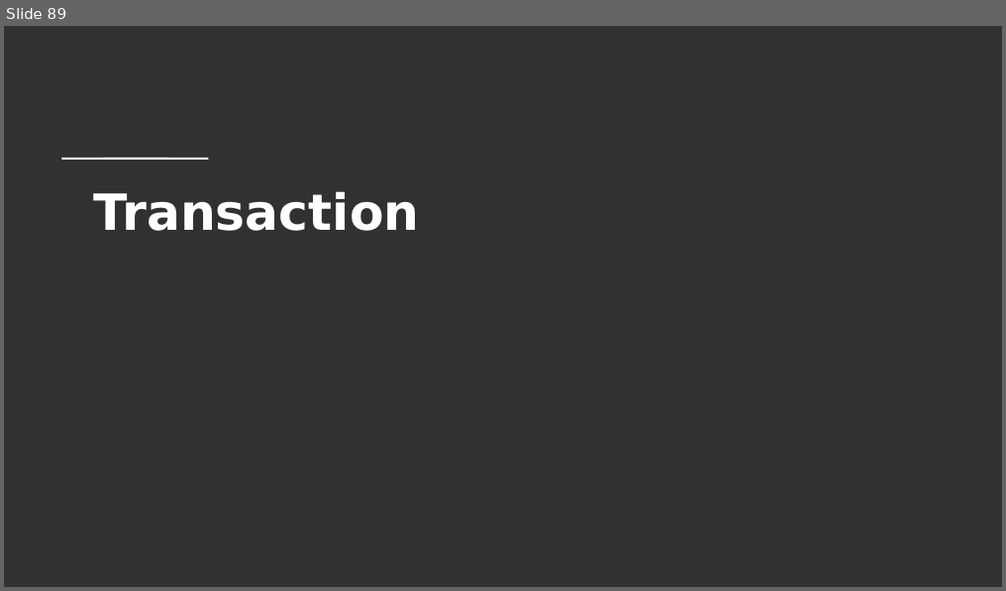
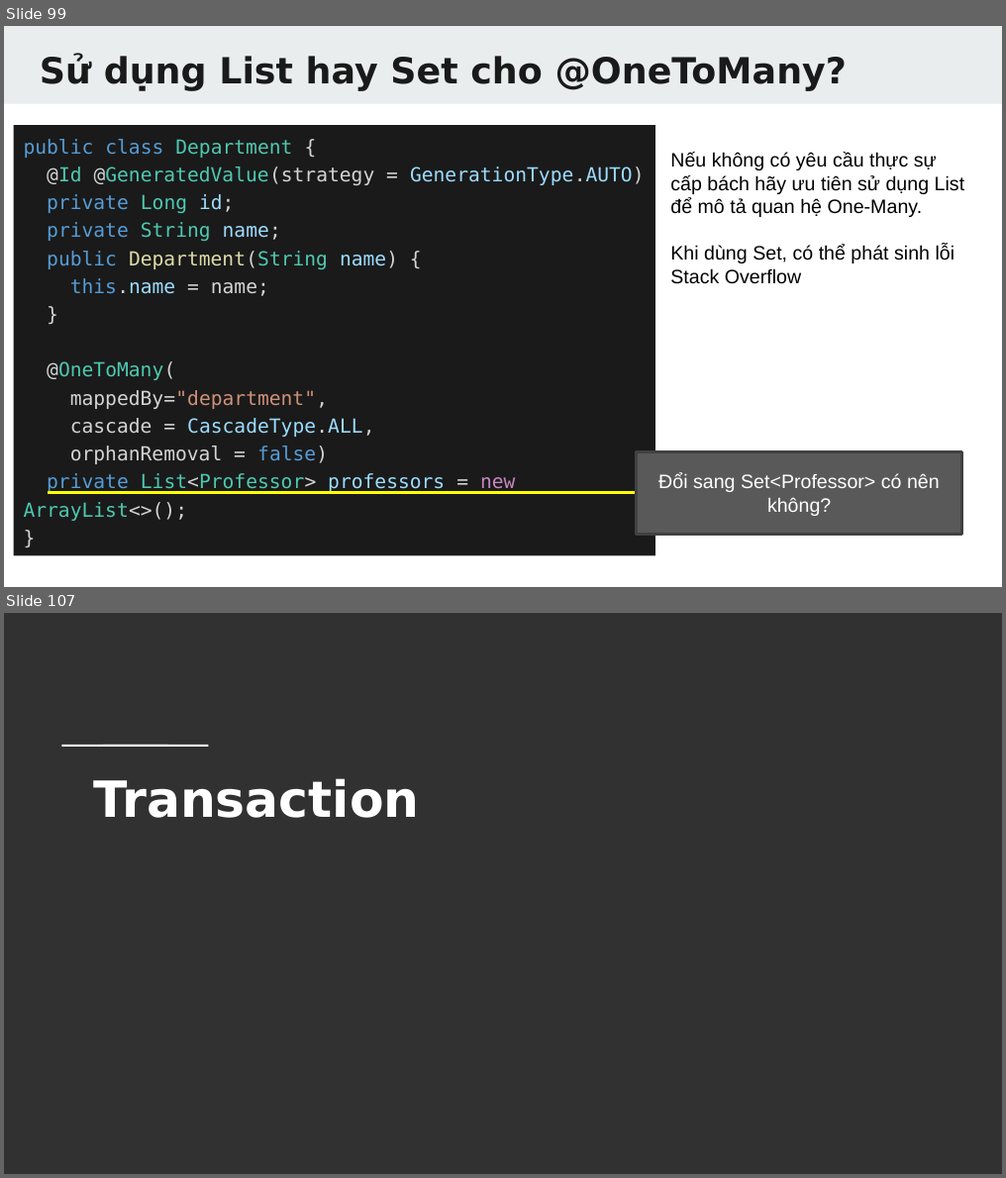
Before and after one commit to TechMaster/springboot2, a slide deck: 14 JPA/JPA.pptx. Shown one above the other, each under a label of ours: slide 89 before the commit, slides 99 and 107 after it; the slides between them are not shown. The pictures are 1006x591 and 1006x1178 pixels, drawn with LibreOffice and Linux fonts; fonts in the diff are those of the drawing; background and template pictures are left out. Boxes give left, top, right and bottom in pixels: in the first picture for what was removed or moved away, otherwise in the second. Text is boxed around its words. In the diff, an @@ line names an element or a change of style, - is before the commit and + after.

```diff
--- a/14 JPA/JPA.pptx
+++ b/14 JPA/JPA.pptx
@@ slide 99 added at [4, 26, 1002, 587], background #FFFFFF @@
@@ rectangle added at [4, 26, 1002, 104], fill #E9EDEE @@
@@ title added at [40, 54, 846, 90], 26 pt, text #1A1A1A, bold @@
+Sử dụng List hay Set cho @OneToMany?
@@ rectangle added at [14, 125, 655, 556], fill #1A1A1A, 14 pt, text #D4D4D4 @@
+public class Department {
+@Id @GeneratedValue(strategy = GenerationType.AUTO)
+private Long id;
+private String name;
+public Department(String name) {
+this.name = name;
+}
+@OneToMany(
+mappedBy="department",
+cascade = CascadeType.ALL,
+orphanRemoval = false)
+private List<Professor> professors = new ArrayList<>();
+}
@@ text added at [670, 152, 965, 284], 14 pt, text #000000 @@
+Nếu không có yêu cầu thực sự
+cấp bách hãy ưu tiên sử dụng List
+để mô tả quan hệ One-Many.
+Khi dùng Set, có thể phát sinh lỗi
+Stack Overflow
@@ rectangle added at [637, 452, 963, 535], fill #595959, outline #424242 2 pt, 14 pt, text #FFFFFF @@
+Đổi sang Set<Professor> có nên không?
@@ line added from (48, 493) to (639, 493), #FFFF00 2.25 pt @@
@@ what was slide 89 is now slide 107 @@
```
Also in this commit, not shown: 3 slides changed, 19 other slides added, 2 slides removed, 12 other files.
